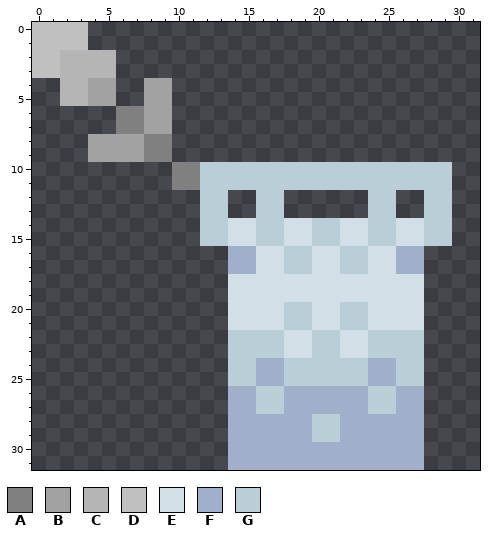
Edited in one commit: pixel-art sprite (core/assets/dmgUp.png). Above, as it was before the edit.
The file is 32x32 pixels.
Palette (. is transparent): A #808080  B #a2a2a2  C #b5b5b5  D #c0c0c0  E #d2dfe6  F #a0b0cb  G #baced8
Pixels before, first column x 0:
 0 DDDD..........................
 1 DDDD..........................
 2 DDCCCC........................
 3 DDCCCC........................
 4 ..CCBB..BB....................
 5 ..CCBB..BB....................
 6 ......AABB....................
 7 ......AABB....................
 8 ....BBBBAA....................
 9 ....BBBBAA....................
10 ..........AAGGGGGGGGGGGGGGGGGG
11 ..........AAGGGGGGGGGGGGGGGGGG
12 ............GG..GG......GG..GG
13 ............GG..GG......GG..GG
14 ............GGEEGGEEGGEEGGEEGG
15 ............GGEEGGEEGGEEGGEEGG
16 ..............FFEEGGEEGGEEFF..
17 ..............FFEEGGEEGGEEFF..
18 ..............EEEEEEEEEEEEEE..
19 ..............EEEEEEEEEEEEEE..
20 ..............EEEEGGEEGGEEEE..
21 ..............EEEEGGEEGGEEEE..
22 ..............GGGGEEGGEEGGGG..
23 ..............GGGGEEGGEEGGGG..
24 ..............GGFFGGGGGGFFGG..
25 ..............GGFFGGGGGGFFGG..
26 ..............FFGGFFFFFFGGFF..
27 ..............FFGGFFFFFFGGFF..
28 ..............FFFFFFGGFFFFFF..
29 ..............FFFFFFGGFFFFFF..
30 ..............FFFFFFFFFFFFFF..
31 ..............FFFFFFFFFFFFFF..
The result:
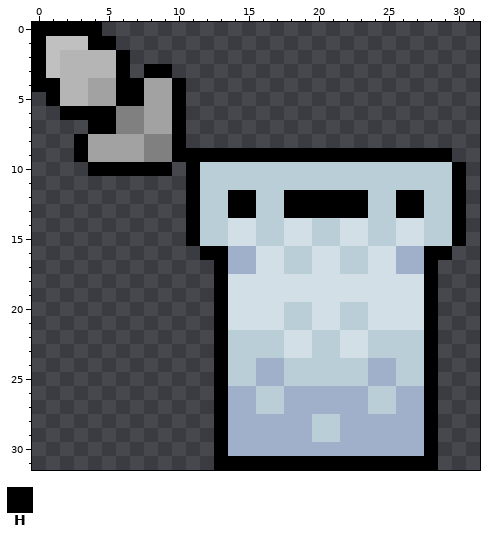
Colours new in this view: H #000000
The exact change:
y 0: x 0..4 DDDD. -> HHHHH
y 1: x 0 D -> H; x 4..5 .. -> HH
y 2: x 0 D -> H; x 6 . -> H
y 3: x 0 D -> H; x 6 . -> H; x 8..9 .. -> HH
y 4: x 0..1 .. -> HH; x 6..7 .. -> HH; x 10 . -> H
y 5: x 1 . -> H; x 6..7 .. -> HH; x 10 . -> H
y 6: x 2..5 .... -> HHHH; x 10 . -> H
y 7: x 4..5 .. -> HH; x 10 . -> H
y 8: x 3 . -> H; x 10 . -> H
y 9: x 3 . -> H; x 10..29 .................... -> HHHHHHHHHHHHHHHHHHHH
y 10: x 4..11 ......AA -> HHHHHH.H; x 30 . -> H
y 11: x 10..11 AA -> .H; x 30 . -> H
y 12..13: x 11 . -> H; x 14..15 .. -> HH; x 18..23 ...... -> HHHHHH; x 26..27 .. -> HH; x 30 . -> H
y 14..15: x 11 . -> H; x 30 . -> H
y 16: x 12..13 .. -> HH; x 28..29 .. -> HH
y 17..30: x 13 . -> H; x 28 . -> H
y 31: x 13..28 .FFFFFFFFFFFFFF. -> HHHHHHHHHHHHHHHH
Boxes around the changes in both pictures, in picture pixels (x1, y1, x2, y2):
changed: (32, 22, 466, 470)
